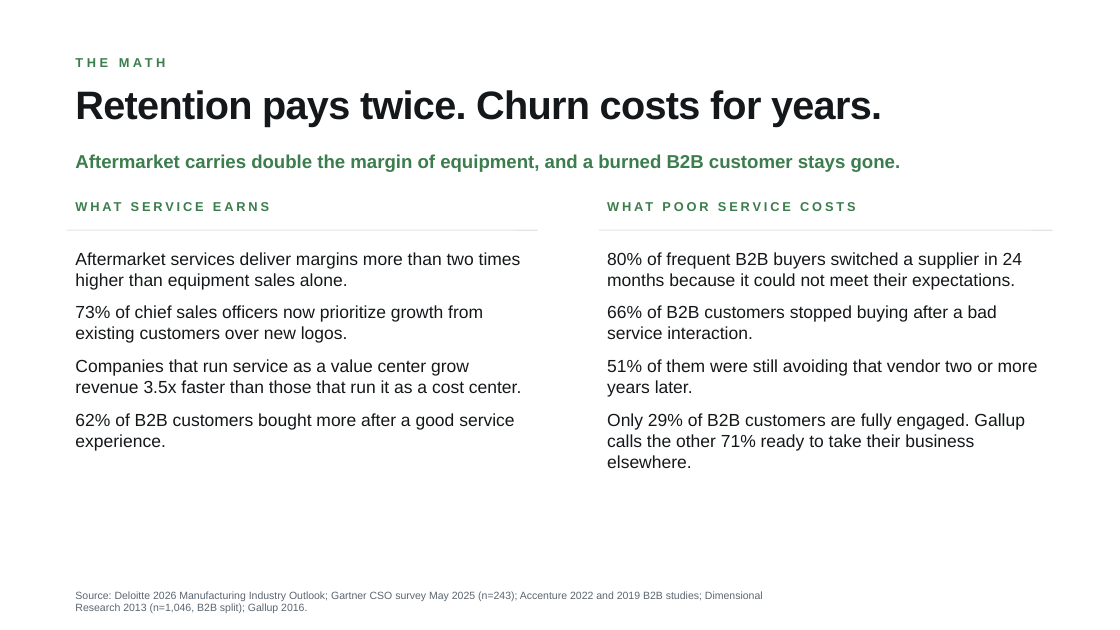
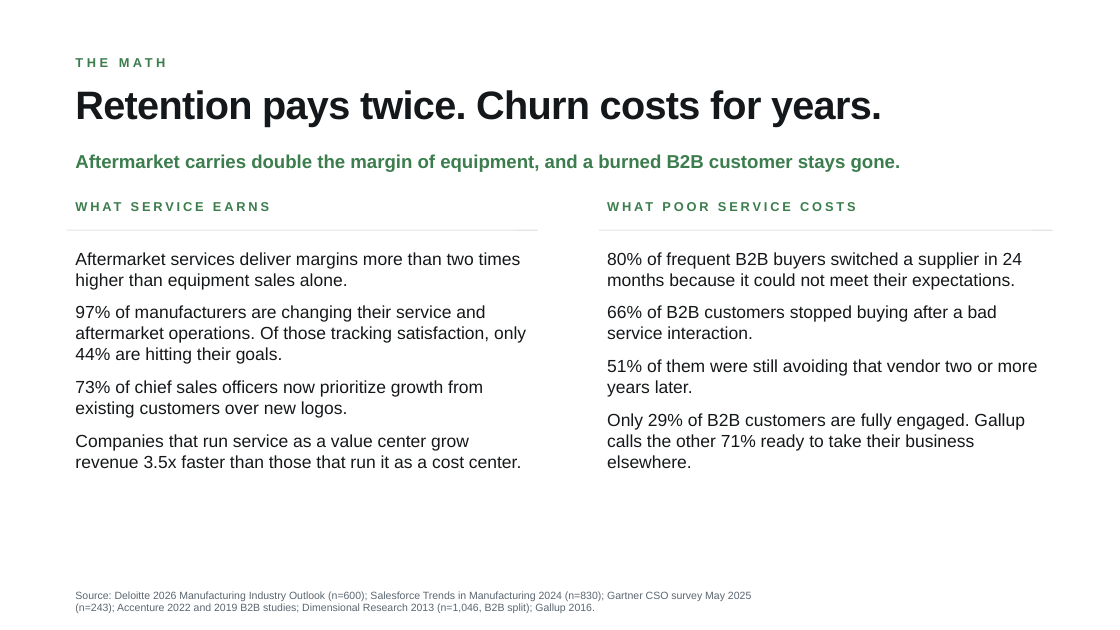
Before and after one commit to guralsnj/git_test, a slide deck: slide 17 of sales-meeting/Speed_and_Service_Win_the_Order.pptx. Drawn at 1120x630 pixels with LibreOffice and Linux fonts; fonts in the diff are those of the drawing; background and template pictures are left out. Boxes give left, top, right and bottom in pixels: in the first picture for what was removed or moved away, otherwise in the second. Text is boxed around its words. In the diff, an @@ line names an element or a change of style, - is before the commit and + after.

```diff
--- a/sales-meeting/Speed_and_Service_Win_the_Order.pptx
+++ b/sales-meeting/Speed_and_Service_Win_the_Order.pptx
@@ text at box(75, 305, 526, 364): paragraph added @@
+97% of manufacturers are changing their service and aftermarket operations. Of those tracking satisfaction, only 44% are hitting their goals.
@@ text at box(75, 413, 514, 451): paragraph removed @@
-62% of B2B customers bought more after a good service experience.
@@ text at box(75, 591, 751, 613): text changed @@
-Source: Deloitte 2026 Manufacturing Industry Outlook; Gartner CSO survey May 2025 (n=243); Accenture 2022 and 2019 B2B studies; Dimensional Research 2013 (n=1,046, B2B split); Gallup 2016.
+Source: Deloitte 2026 Manufacturing Industry Outlook (n=600); Salesforce Trends in Manufacturing 2024 (n=830); Gartner CSO survey May 2025 (n=243); Accenture 2022 and 2019 B2B studies; Dimensional Research 2013 (n=1,046, B2B split); Gallup 2016.
```
Also in this commit, not shown: 8 other slides changed, 1 slide added, 6 other files.
